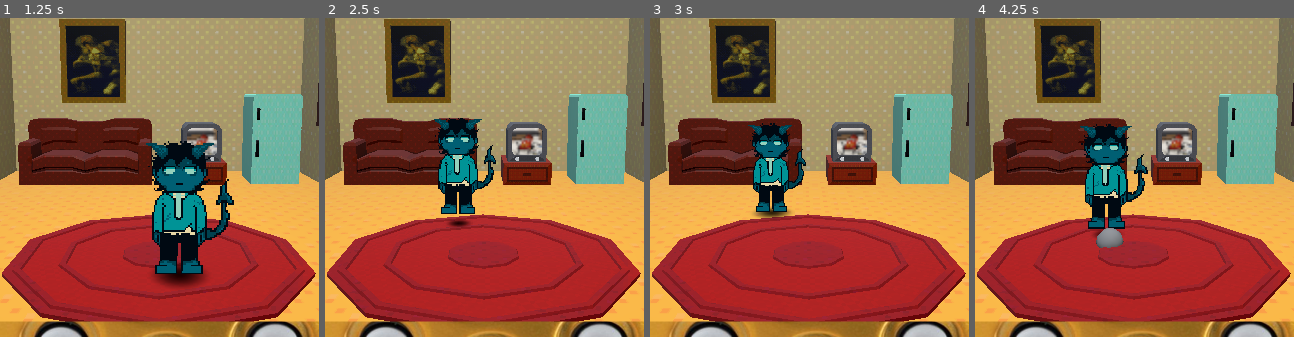
Above: before the commit, frames 1-4 (left to right).
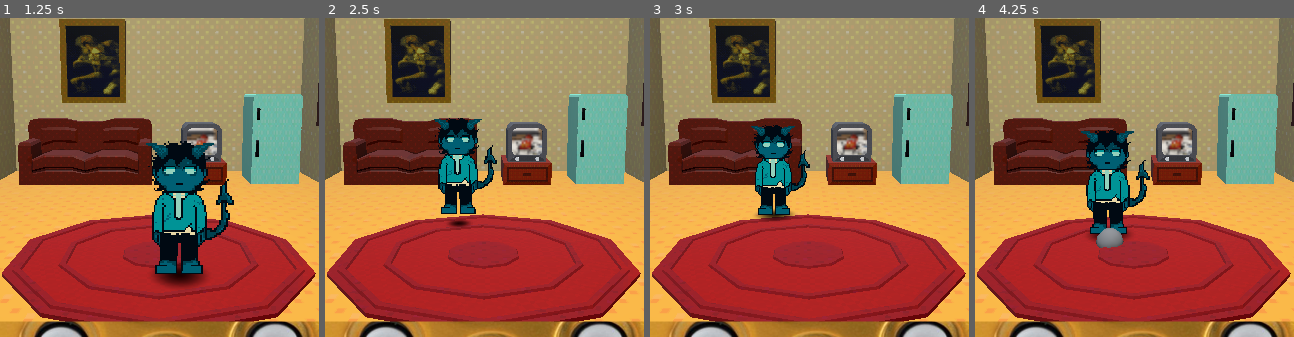
Above: after the commit, the same moments.

Repository: pauloBFalmeida/gamejam17
Game: Godot game, scene res://MAIN/main_game.tscn
Same seed, same stepped clock (60 frames per second), same inputs: the game is played once before the commit and once after it.
Inputs (mouse positions are % of the whole screen's width and height, from its top left):
- Up to frame 1 (1.25 s): click "Mover" at 0.5 s
- Up to frame 2 (2.5 s): tap Enter (ui_accept) at 1.25, 1.52 s; move the mouse to (72, 45) at 1.27 s; hold Up (ui_up) 1.28-2 s; click (72, 45) at 1.42 s; drag from (30, 55) to (45, 70) at 2.02 s
- Up to frame 3 (3 s): move the mouse to (60, 28) at 2.77 s; hold Up (ui_up) from 2.78 s (still down)
- Up to frame 4 (4.25 s): release Up (ui_up) at 3.5 s; tap Enter (ui_accept) at 3.5 s; drag from (45, 70) to (20, 35) at 3.52 s
The pictures show only the part of the screen within x 24-74%, y 35-85%; the shares and areas given below are measured in that part.

Frame 1 is identical in both runs. In frame 2, 0.2% of the frame differs, in the area x 35-54%, y 31-62%; in frame 3, 2.1%; in frame 4, 3.2%, in the area x 32-55%, y 33-70%.

Commit message:
update navmesh

Diff:
--- a/game/Cenas/game.tscn
+++ b/game/Cenas/game.tscn
@@ -6,7 +6,7 @@
 [ext_resource type="PackedScene" uid="uid://cdlyk6k0egerw" path="res://Cenas/casa/comodo.tscn" id="3_pn5db"]
 
 [sub_resource type="NavigationMesh" id="NavigationMesh_smq05"]
-vertices = PackedVector3Array(1.75, 0.09999995, -1.0895804, -1.75, 0.09999995, -1.0895804, -1.75, 0.09999995, 0.6604196, -1, 0.09999995, 1.6604196, 1, 0.09999995, 1.6604196, 1.75, 0.09999995, 0.6604196)
+vertices = PackedVector3Array(1.6592131, 0.09999995, -1.0418369, -1.5907869, 0.09999995, -1.0418369, -1.5907869, 0.09999995, 0.70816314, -1.0907869, 0.09999995, 1.4581631, 1.1592131, 0.09999995, 1.4581631, 1.6592131, 0.09999995, 0.45816314)
 polygons = [PackedInt32Array(5, 4, 0), PackedInt32Array(0, 4, 3), PackedInt32Array(0, 3, 2), PackedInt32Array(0, 2, 1)]
 cell_height = 0.05
 agent_height = 0.5
@@ -52,7 +52,7 @@
 use_collision = true
 collision_layer = 255
 collision_mask = 255
-polygon = PackedVector2Array(0.9428406, -1.8248901, -0.9105835, -1.7976074, -2, 0, -1.9076276, 1.2918369, 1.8545623, 1.3395804, 2, 0)
+polygon = PackedVector2Array(0.9428406, -1.8248901, -0.9105835, -1.7976074, -1.8312383, -0.073628, -1.8407869, 1.2631907, 1.8163676, 1.2918369, 1.8450136, -0.0640794)
 depth = 0.1
 
 [node name="Node3D" type="Node3D" parent="Mundo" unique_id=1434112637]
